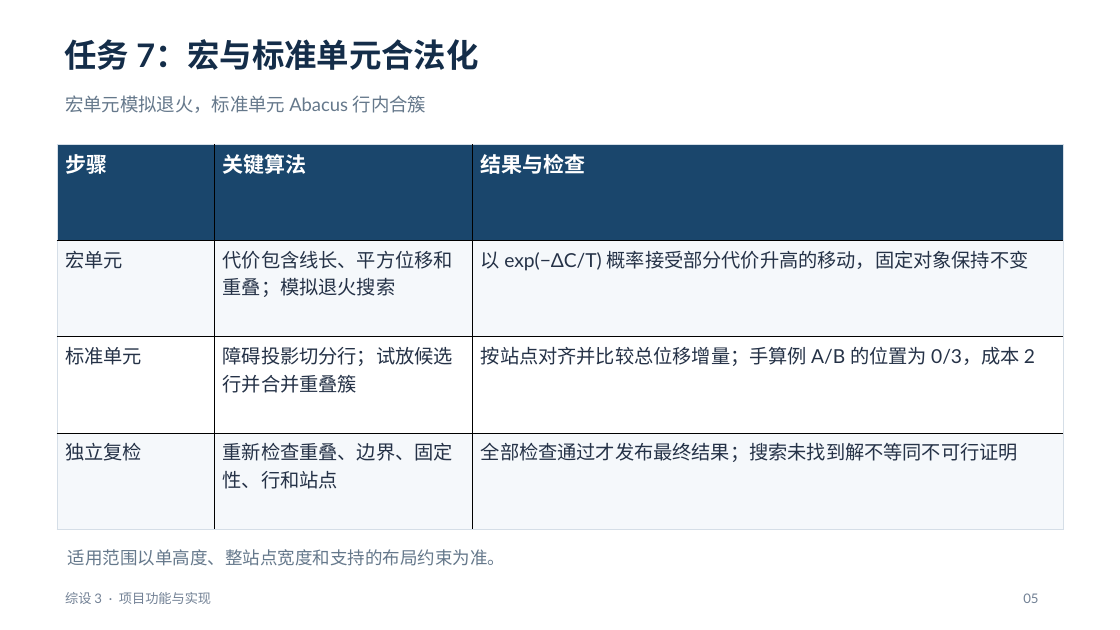
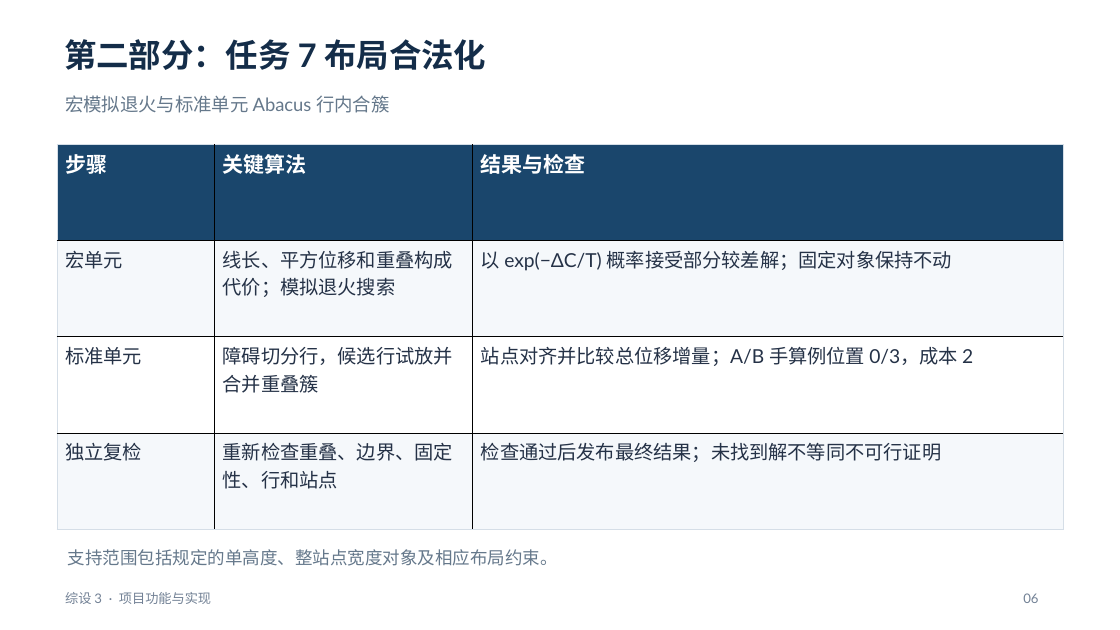
Before and after one commit to kamisato-funeki/ZS-3, a slide deck: slide 6 of docs/综设3-任务5至7汇报.pptx (slide 5 before the commit). Drawn at 1120x630 pixels with LibreOffice and Linux fonts; fonts in the diff are those of the drawing. Boxes give left, top, right and bottom in pixels: in the first picture for what was removed or moved away, otherwise in the second. Text is boxed around its words. In the diff, an @@ line names an element or a change of style, - is before the commit and + after.

```diff
--- a/docs/综设3-任务5至7汇报.pptx
+++ b/docs/综设3-任务5至7汇报.pptx
@@ text at <box>64,39,487,70</box>: text changed @@
-任务 7：宏与标准单元合法化
+第二部分：任务 7 布局合法化
@@ text at <box>65,95,389,113</box>: text changed @@
-宏单元模拟退火，标准单元 Abacus 行内合簇
+宏模拟退火与标准单元 Abacus 行内合簇
@@ table at <box>57,145,1064,529</box> @@
-row 2, column 2: 代价包含线长、平方位移和重叠；模拟退火搜索
+row 2, column 2: 线长、平方位移和重叠构成代价；模拟退火搜索
-row 2, column 3: 以 exp(−ΔC/T) 概率接受部分代价升高的移动，固定对象保持不变
+row 2, column 3: 以 exp(−ΔC/T) 概率接受部分较差解；固定对象保持不动
-row 3, column 2: 障碍投影切分行；试放候选行并合并重叠簇
+row 3, column 2: 障碍切分行，候选行试放并合并重叠簇
-row 3, column 3: 按站点对齐并比较总位移增量；手算例 A/B 的位置为 0/3，成本 2
+row 3, column 3: 站点对齐并比较总位移增量；A/B 手算例位置 0/3，成本 2
-row 4, column 3: 全部检查通过才发布最终结果；搜索未找到解不等同不可行证明
+row 4, column 3: 检查通过后发布最终结果；未找到解不等同不可行证明
@@ text at <box>68,549,558,566</box>: text changed @@
-适用范围以单高度、整站点宽度和支持的布局约束为准。
+支持范围包括规定的单高度、整站点宽度对象及相应布局约束。
@@ text at <box>1023,593,1038,603</box>: text changed @@
-05
+06
```
Also in this commit, not shown: 5 other slides changed, 3 slides added.
